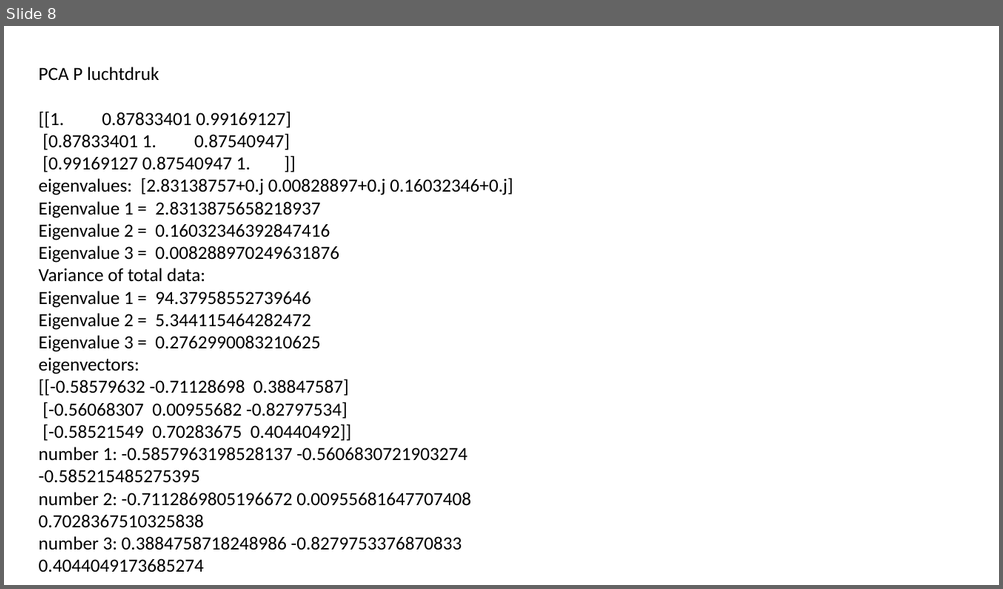
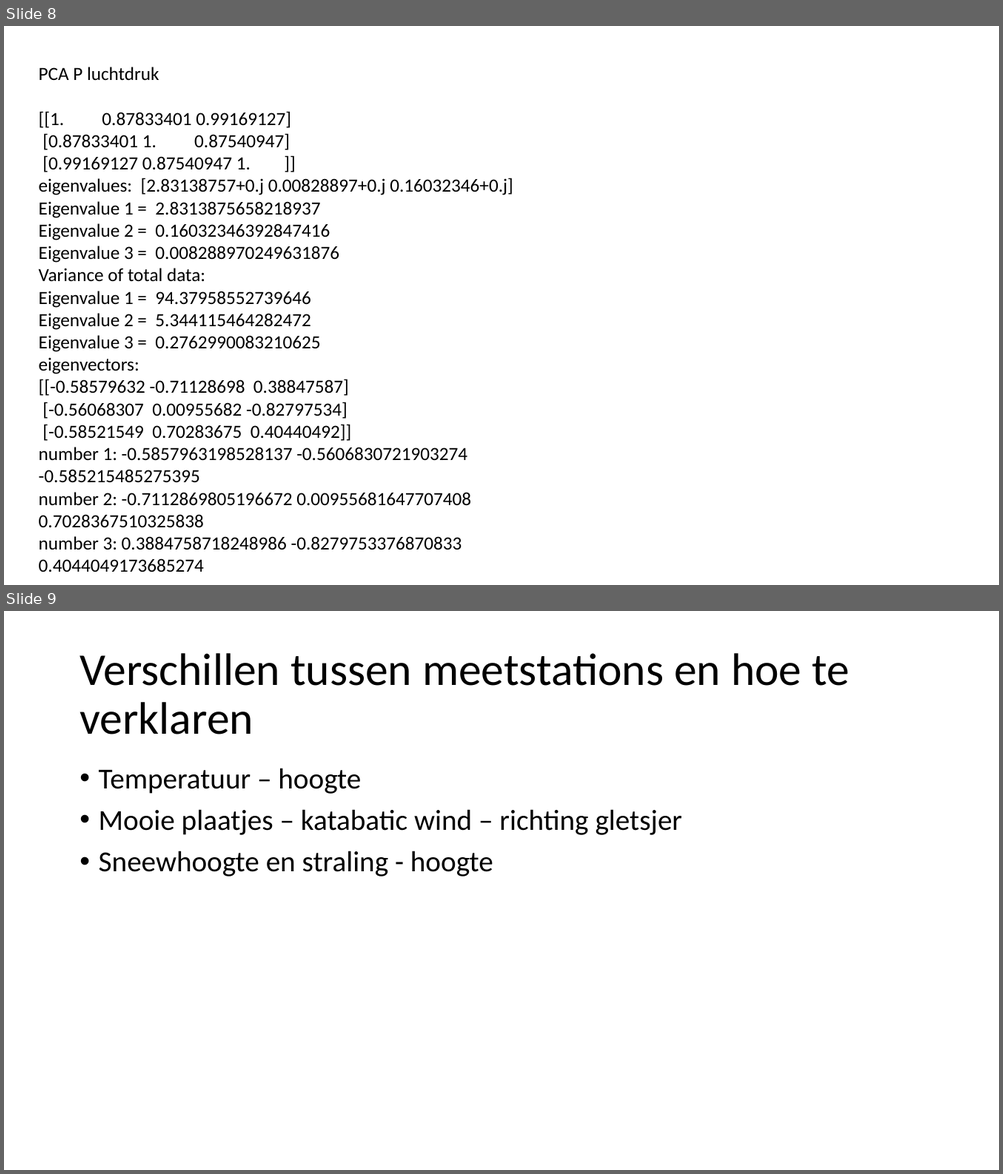
Before and after one commit to IsoldeGlissenaar/MAIO_project, a slide deck: presentatie/plaatjes.pptx. Shown one above the other, each under a label of ours: slide 8 before the commit, slides 8 and 9 after it. The pictures are 1003x589 and 1003x1174 pixels, drawn with LibreOffice and Linux fonts; fonts in the diff are those of the drawing. Boxes give left, top, right and bottom in pixels: in the first picture for what was removed or moved away, otherwise in the second. Text is boxed around its words. In the diff, an @@ line names an element or a change of style, - is before the commit and + after.

```diff
--- a/presentatie/plaatjes.pptx
+++ b/presentatie/plaatjes.pptx
@@ slide 9 added at [4,611,999,1170], background #FFFFFF @@
@@ title added at [79,653,850,735], 44 pt, text #000000 @@
+Verschillen tussen meetstations en hoe te verklaren
@@ text added at [99,768,683,877], 28 pt, text #000000 @@
+• Temperatuur – hoogte
+• Mooie plaatjes – katabatic wind – richting gletsjer
+• Sneewhoogte en straling - hoogte
```
Also in this commit, not shown: 6 other files.
